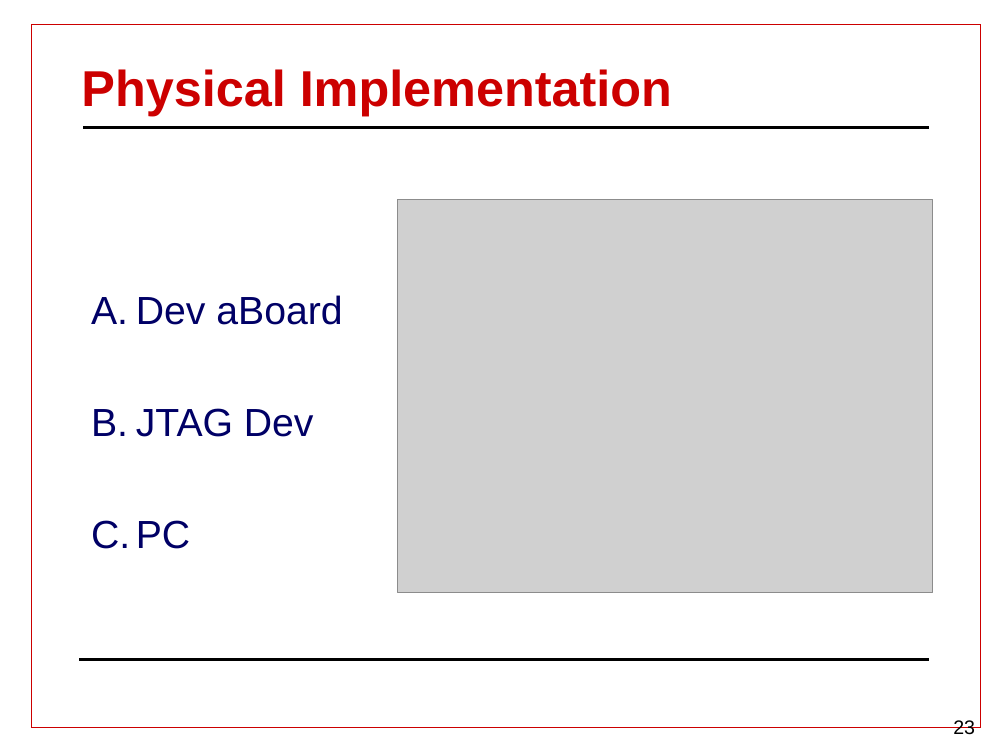
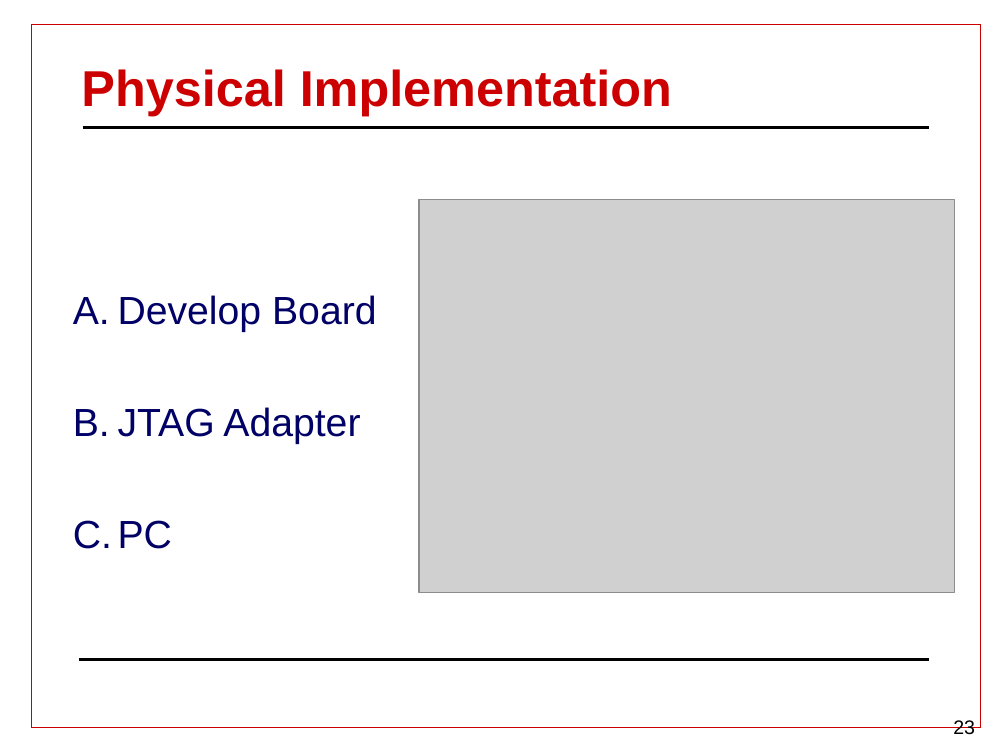
Before and after one commit to nearffxx/infosek2016, a slide deck: slide 23 of PalsitPrev3.pptx. Drawn at 1008x756 pixels with LibreOffice and Linux fonts; fonts in the diff are those of the drawing; grey boxes stand for pictures; background and template pictures are left out. Boxes give left, top, right and bottom in pixels: in the first picture for what was removed or moved away, otherwise in the second. Text is boxed around its words. In the diff, an @@ line names an element or a change of style, - is before the commit and + after.

```diff
--- a/PalsitPrev3.pptx
+++ b/PalsitPrev3.pptx
@@ text "Develop Board": place and size @@
-text "Develop Board" at (136,295,342,549)
+text "Develop Board" at (118,295,377,549)
@@ picture: place and size @@
-picture at (397,199,932,592)
+picture at (419,199,955,592)
@@ text at (118,295,377,444): text changed @@
-A. Dev aBoard
-B. JTAG Dev
+A. Develop Board
+B. JTAG Adapter
```
Also in this commit, not shown: 4 other slides changed.
